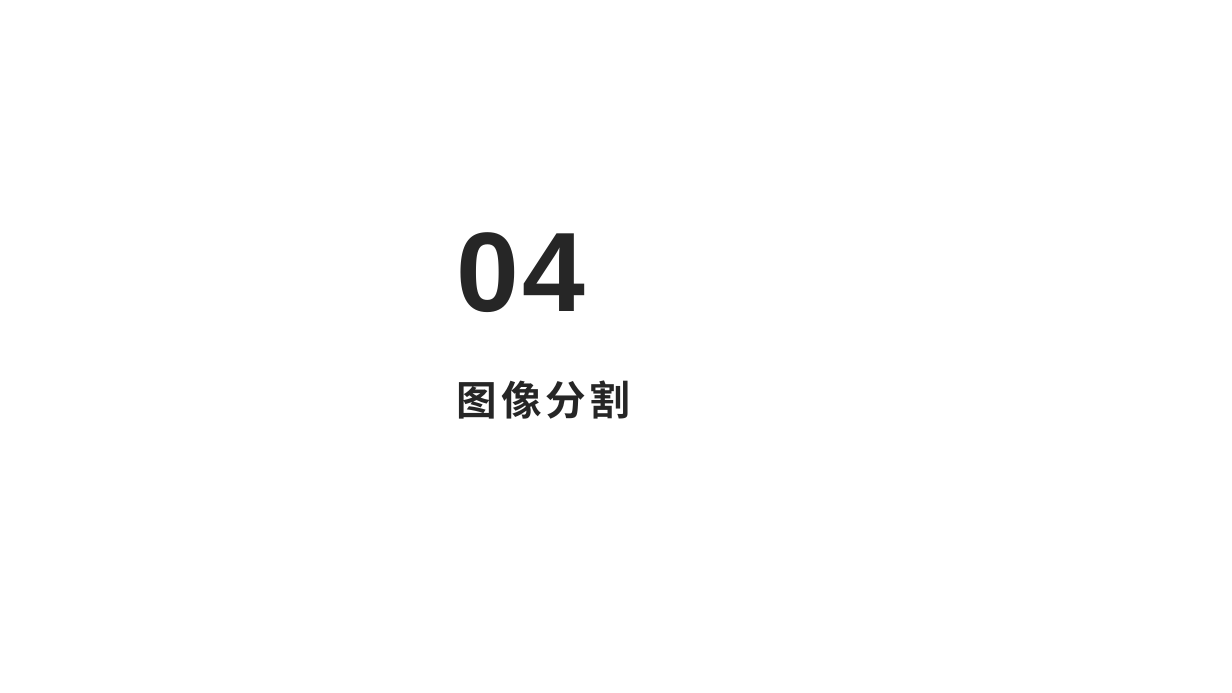
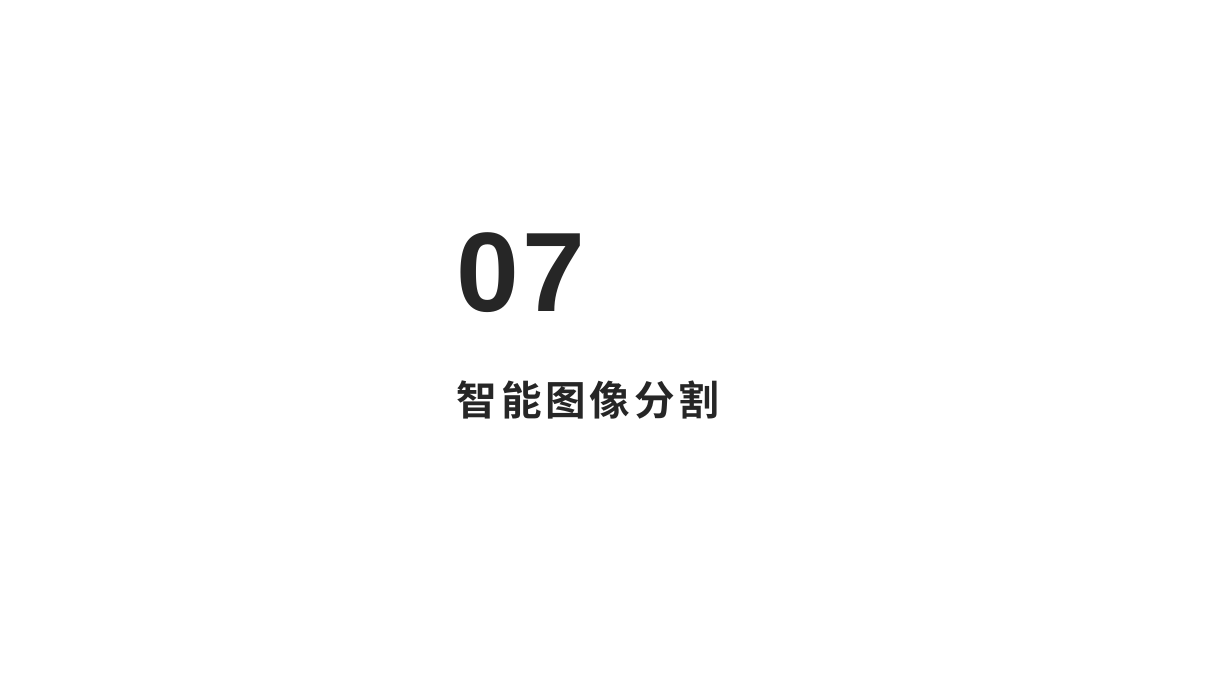
Before and after one commit to Jacky-007/master, a slide deck: slide 26 of 10185102144-董辰尧-09/10185102144-董辰尧-ppt.pptx (slide 16 before the commit). Drawn at 1232x693 pixels with LibreOffice and Linux fonts; fonts in the diff are those of the drawing; background and template pictures are left out. Boxes give left, top, right and bottom in pixels: in the first picture for what was removed or moved away, otherwise in the second. Text is boxed around its words. In the diff, an @@ line names an element or a change of style, - is before the commit and + after.

```diff
--- a/10185102144-董辰尧-09/10185102144-董辰尧-ppt.pptx
+++ b/10185102144-董辰尧-09/10185102144-董辰尧-ppt.pptx
@@ text at bbox=[457, 232, 585, 312]: text changed @@
-04
+07
@@ title at bbox=[457, 380, 719, 419]: text changed @@
-图像分割
+智能图像分割
```
Also in this commit, not shown: 2 other slides changed, 11 slides added, 2 slides removed.
